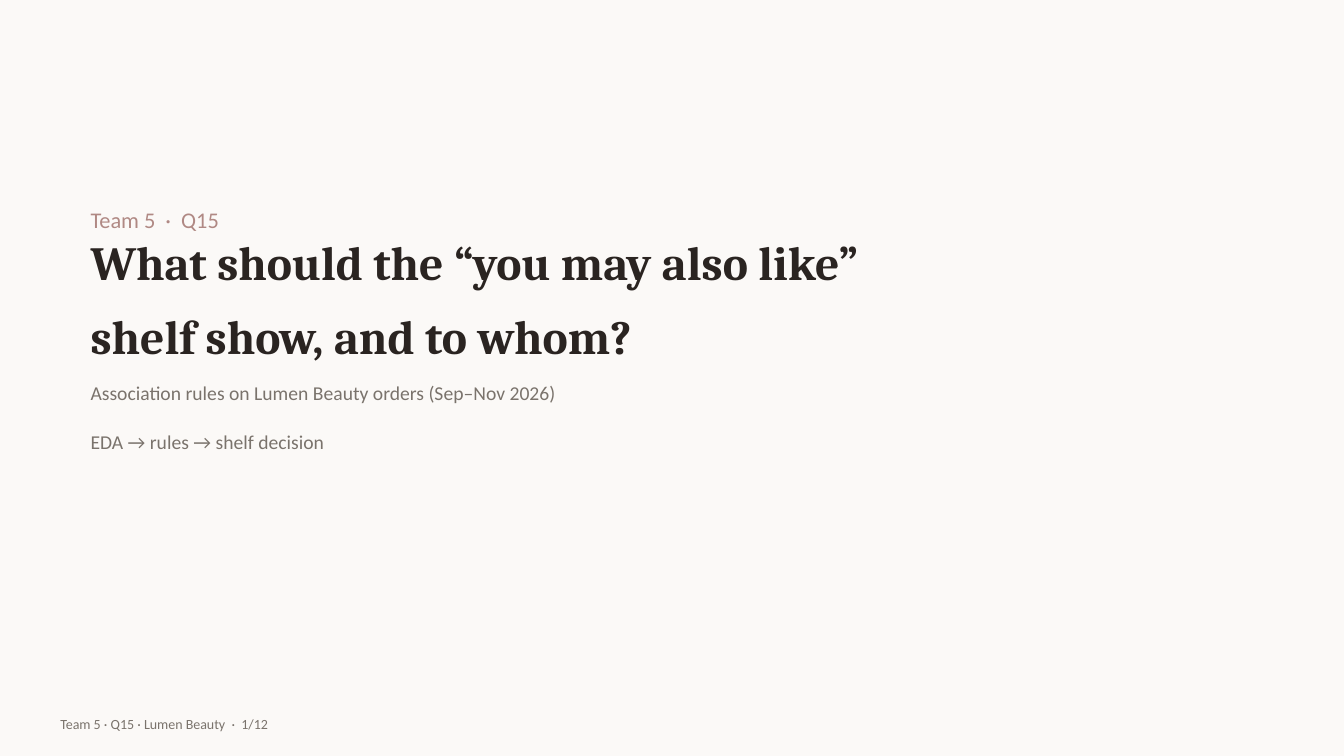
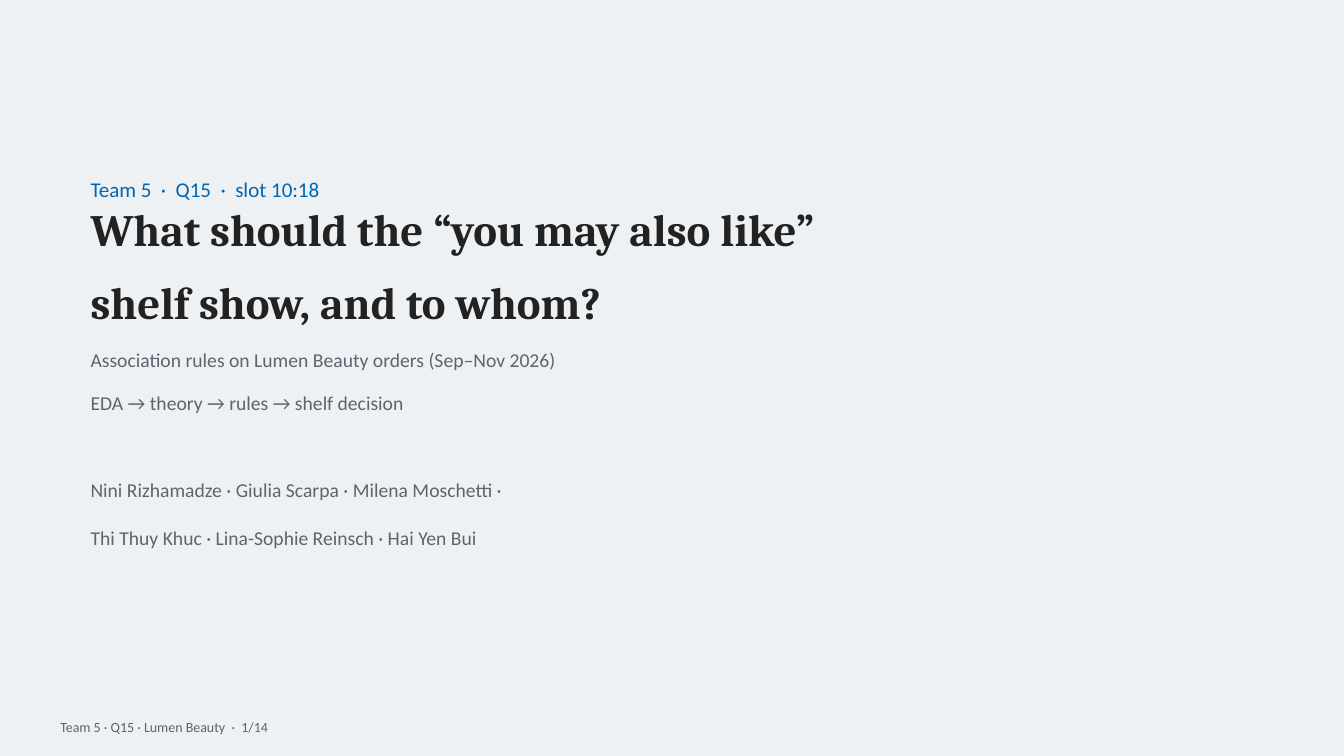
Before and after one commit to N1Rizhka/New-Media-Technology-and-Analytics---Final-Project, a slide deck: slide 1 of deliverables/Team5_Q15_pitch.pptx. Drawn at 1344x756 pixels with LibreOffice and Linux fonts; fonts in the diff are those of the drawing. Boxes give left, top, right and bottom in pixels: in the first picture for what was removed or moved away, otherwise in the second. Text is boxed around its words. In the diff, an @@ line names an element or a change of style, - is before the commit and + after.

```diff
--- a/deliverables/Team5_Q15_pitch.pptx
+++ b/deliverables/Team5_Q15_pitch.pptx
@@ rectangle at (0,0,1344,756): fill #FBF9F7 to #EEF1F3 @@
@@ text "Team 5 · Q15 · ...": place and size @@
-text "Team 5 · Q15 · ..." at (91,213,858,449)
+text "Team 5 · Q15 · ..." at (91,182,814,548)
@@ text at (91,182,319,200): text changed; size 16 to 15 pt; text colour #B08984 to #0066B3 @@
-Team 5 · Q15
+Team 5 · Q15 · slot 10:18
@@ text at (91,214,814,325): size 34 to 32 pt, text colour #2A2421 to #222222 in "What should the “you may also like” ..."; more space between paragraphs @@
@@ text at (91,353,556,548): text changed; text colour #7A736C to #5A6570 @@
-Association rules on Lumen Beauty orders (Sep–Nov 2026)
-EDA → rules → shelf decision
+Association rules on Lumen Beauty orders (Sep–Nov 2026)
+EDA → theory → rules → shelf decision
+Nini Rizhamadze · Giulia Scarpa · Milena Moschetti ·
+Thi Thuy Khuc · Lina-Sophie Reinsch · Hai Yen Bui
@@ text at (60,722,268,734): text changed; text colour #7A736C to #5A6570 @@
-Team 5 · Q15 · Lumen Beauty · 1/12
+Team 5 · Q15 · Lumen Beauty · 1/14
```
Also in this commit, not shown: 10 other slides changed, 3 slides added, 1 slide removed, 31 other files.
